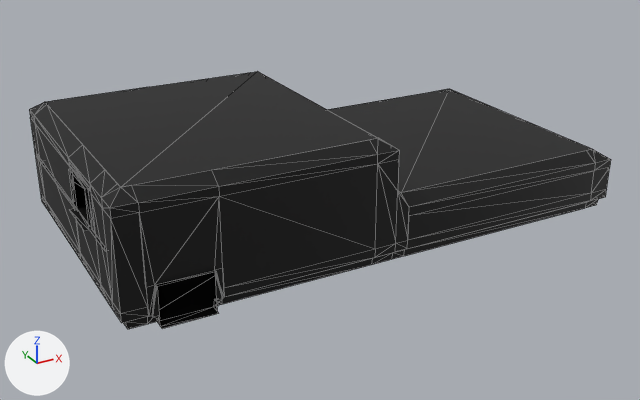
A saved change to the glTF model src/map/rooms/_res/models/s2_room.glb.
The view is the same before and after, from a 50 mm lens placed at (-12.7, -37.2, 23.2), pointed at (11.7, 7.2, 1.1). Lighting does not change. The marker at lower left points along +X, +Y and +Z. The picture after the commit comes second. Mesh edges are drawn as thin lines. Vertices at exactly the same position are counted once.

In view in the first picture: 's2-room'.
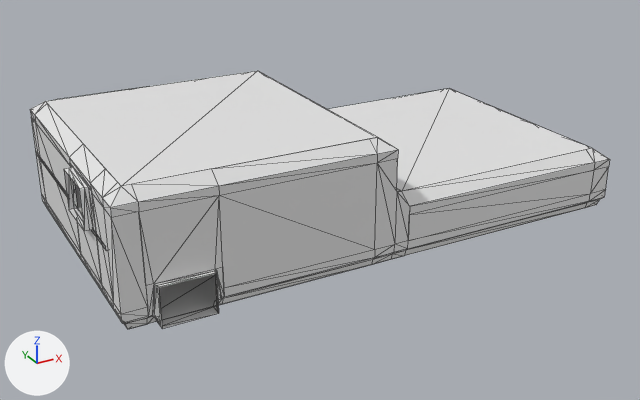
Where the change shows, as pixel boxes [x1, y1, x2, y2] in the pictures (640 x 400 px):
's2-room', reshaped
    before: [29, 71, 611, 329]
    after: [30, 71, 610, 329]
part 1 of me_s2_room, cut back
    before: [34, 116, 378, 317]
    after: [35, 116, 377, 328]
part 2 of me_s2_room, recoloured (black to white)
    both: [30, 71, 609, 274]
part 3 of me_s2_room, recoloured
    both: [80, 213, 218, 328]
part 4 of me_s2_room, recoloured
    both: [30, 111, 610, 323]
part 5 of me_s2_room, recoloured
    both: [124, 197, 604, 329]

The change in detail:
Material 'checker_1' (mat_checker_1) is new.
Its base color is (0.8, 0.8, 0.8) (white #e7e7e7).
Material 'checker_3' (mat_checker_3) is new.
Its base color is (0.8, 0.8, 0.8) (white #e7e7e7).
Material 'checker_2' (mat_checker_2) is new.
Its base color is (0.8, 0.8, 0.8) (white #e7e7e7).
Material 'checker_4' (mat_checker_4) is new.
Its base color is (0.8, 0.8, 0.8) (white #e7e7e7).
me_s2_room is used by ob_s2_room; location (0.0, 0.0, 0.0).
me_s2_room had 304 vertices, 498 faces and spanned x -3.8..28.8, y -0.8..16.8, z 0.0..7.2.
me_s2_room now has 309 vertices, 534 faces and spans x -3.8..28.8, y -0.8..16.8, z 0.0..7.3.
Part 1, on me_s2_room:
18 vertices are removed from x -3.5..28.5, y -0.5..16.5, z 2.2..6.2.
63 faces are deleted.
2 vertices are added at (28.3, 6.4, 2.3), (28.3, 9.6, 2.3).
14 new vertices lie (0.0, 0.0, 2.3) away from vertices in x -3.8..28.8, y -0.8..16.8, z 0.0..4.0.
7 new vertices lie (0.0, 0.0, 1.7) away from vertices in x -1.5..28.5, y -0.5..16.5, z 0.6.
20 new faces join them, mat_checker_2 (white #e7e7e7).
3 new faces join them, mat_checker_3 (white #e7e7e7).
76 new faces join them, mat_checker_1 (white #e7e7e7).
me_s2_room part 2: 106 faces spanning x -3.3..28.3, y -0.5..16.5, z 0.0..7.3 switch from mat_corridor (black #000000) to mat_checker_2 (white #e7e7e7).
me_s2_room part 3: 15 faces spanning x -3.5..28.8, y -0.8..16.8, z 0.0..4.0 switch from mat_corridor (black #000000) to mat_checker_3 (white #e7e7e7).
me_s2_room part 4: 178 faces spanning x -3.3..28.5, y -0.5..16.5, z 0.0..6.7 switch from mat_corridor (black #000000) to mat_checker_1 (white #e7e7e7).
me_s2_room part 5: 136 faces spanning x -3.3..28.5, y -0.5..16.5, z 0.0..0.6 switch from mat_corridor (black #000000) to mat_checker_4 (white #e7e7e7).
